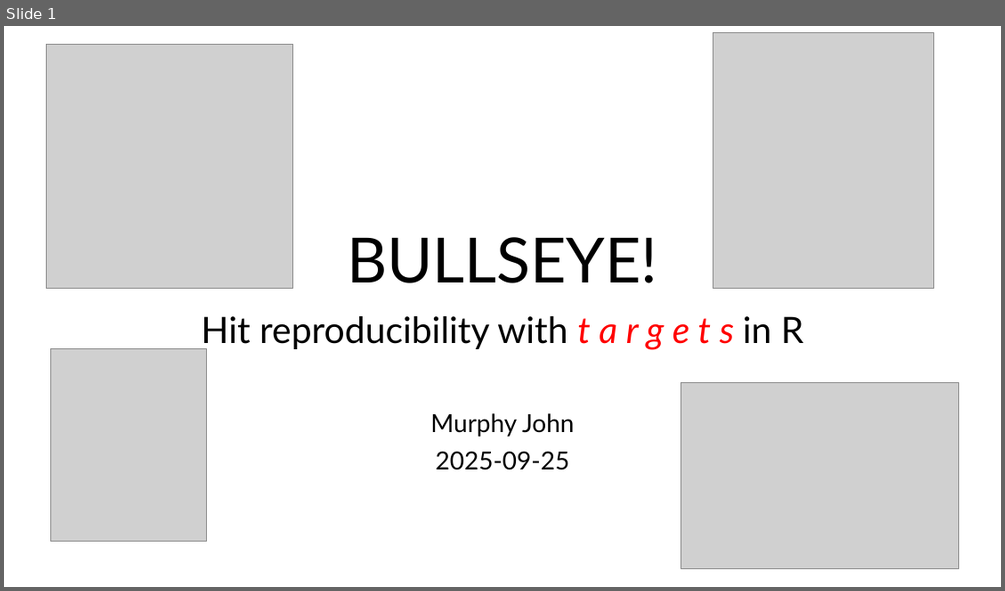
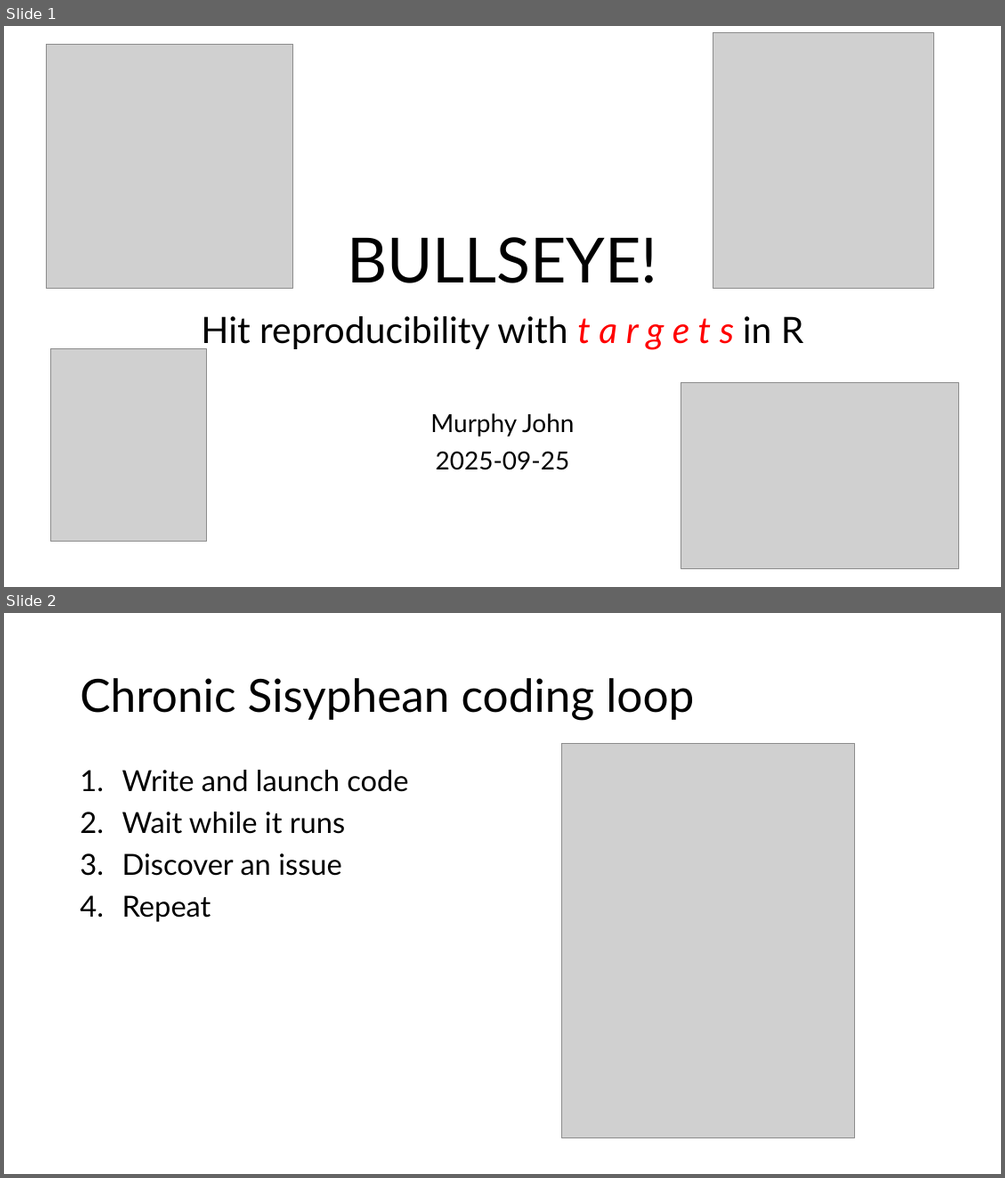
Before and after one commit to andreashandel/targets-tutorial, a slide deck: products/slides/idig-pres.pptx. Shown one above the other, each under a label of ours: slide 1 before the commit, slides 1 and 2 after it. The pictures are 1005x591 and 1005x1178 pixels, drawn with LibreOffice and Linux fonts; fonts in the diff are those of the drawing; grey boxes stand for pictures. Boxes give left, top, right and bottom in pixels: in the first picture for what was removed or moved away, otherwise in the second. Text is boxed around its words. In the diff, an @@ line names an element or a change of style, - is before the commit and + after.

```diff
--- a/products/slides/idig-pres.pptx
+++ b/products/slides/idig-pres.pptx
@@ slide 2 added at bbox=[4, 613, 1001, 1174], background #FFFFFF @@
@@ title added at bbox=[80, 678, 694, 720], 44 pt, text #000000 @@
+Chronic Sisyphean coding loop
@@ picture added at bbox=[562, 743, 855, 1138] @@
@@ text added at bbox=[122, 770, 408, 922], 28 pt, text #000000 @@
+1. Write and launch code
+2. Wait while it runs
+3. Discover an issue
+4. Repeat
```
Also in this commit, not shown: 2 slides changed, 2 other slides added.
